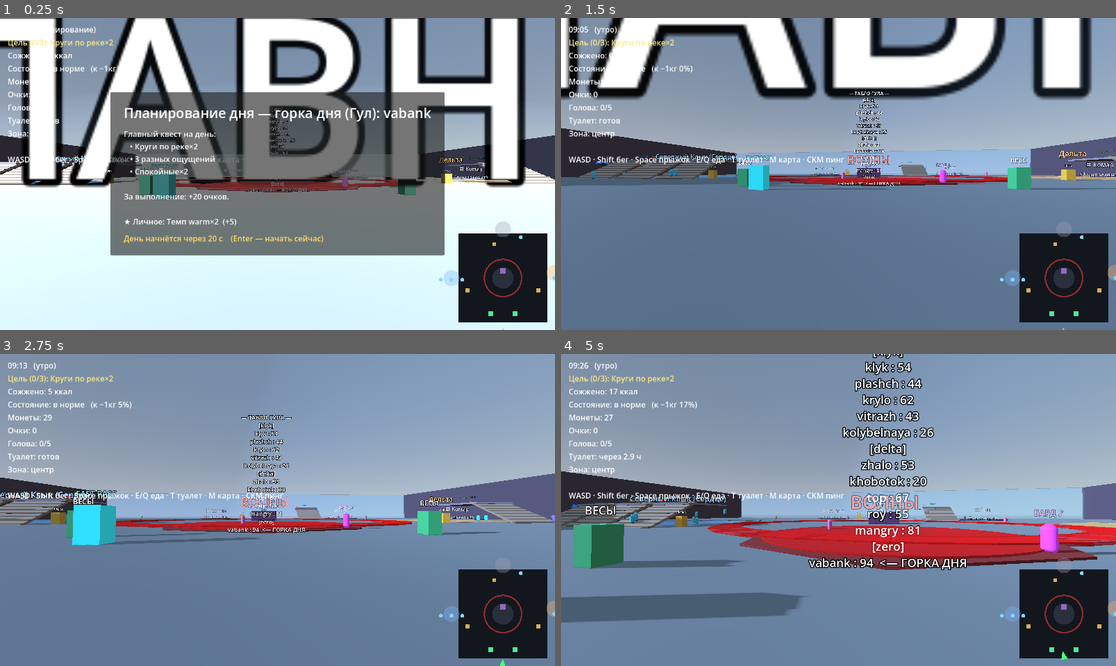
Above: before the commit, frames 1-4 (two rows, left to right).
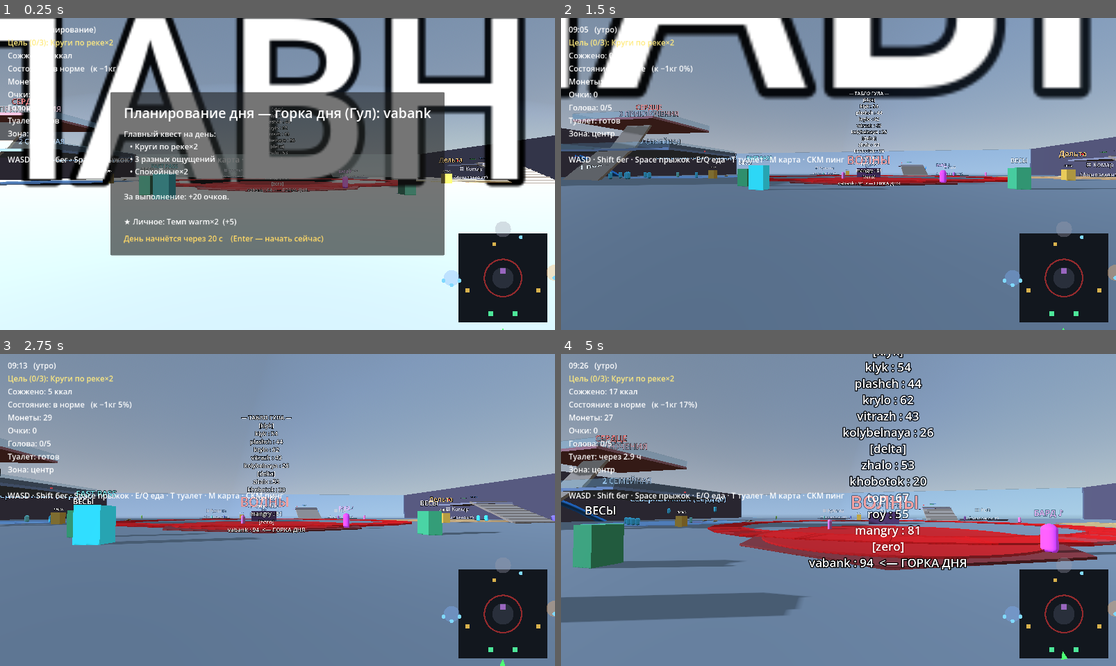
Above: after the commit, the same moments.

Repository: evangelipeep/Red-Wave
Game: Godot game, scene res://world/ParkGreybox.tscn
The game is run twice, just before and just after one commit, with the same random seed, the same clock (stepped at 60 frames per second) and the same inputs. The project has no main scene, so this scene is started directly.
Inputs (mouse positions are in pixels of both pictures, inside the frame that each line leads up to):
- Up to frame 1 (0.25 s): no input
- Up to frame 2 (1.5 s): tap Enter (ui_accept) at 0.5 s; drag from (1066, 276) to (894, 105) at 0.52 s; move the mouse to (810, 174) at 1.27 s; hold W (move_forward) from 1.28 s (still down); tap E (eat_snack) at 1.35 s
- Up to frame 3 (2.75 s): keep holding W (move_forward); tap Space (jump) at 1.52 s; move the mouse to (288, 503) at 2.02 s; hold Middle mouse button (ping) from 2.03 s (still down)
- Up to frame 4 (5 s): keep holding W (move_forward); move the mouse to (832, 516) at 2.77 s; release Middle mouse button (ping) at 2.78 s; tap Shift (sprint) at 2.85 s; click (832, 516) at 2.92 s; tap Space (jump) at 3.02, 3.77, 4.52 s; move the mouse to (877, 513) at 3.52 s; hold T (toilet) 3.53-4.28 s; move the mouse to (794, 506) at 4.27 s; tap Q (eat_meal) at 4.35 s

The runs differ from the first frame. In frame 1, 1.7% of the frame differs, in the area x 0-84%, y 25-87%; in frame 2, 3.6%; in frame 3, 2.0%; in frame 4, 4.5%, in the area x 0-100%, y 26-87%.

Commit message:
feat(heart): комплекс «Сердце» — многоуровневое здание (3 этажа) с горками с этажей
- HeartBuilding: 3 уровня (вход/семейный/приключения), пандусы между этажами, стекло, метки
- этажи отступают к югу, горки стартуют с северного края и уходят вниз без пересечений
- SlideRail.top_height — горка стартует с высоты этажа (build_access=false на здании)
- горки: 2 семейные (2 этаж) + экстрим klyk (3 этаж), пулы копаются сами
- проверено: навмеш 220 полигонов, NPC поднимаются по этажам и катаются со всех горок

Co-Authored-By: Claude Opus 4.8 <noreply@anthropic.com>

Diff:
--- a/systems/slide/SlideRail.gd
+++ b/systems/slide/SlideRail.gd
@@ -11,7 +11,8 @@
 @export var max_speed: float = 22.0
 @export var drag: float = 0.25
 @export var build_demo_curve: bool = true
-@export var build_access: bool = true
+@export var build_access: bool = true       # строить свой пандус (false — старт на этаже здания)
+@export var top_height: float = 5.0         # высота старта горки (этаж здания)
 @export var is_race: bool = false          # гоночная горка (едет соперник-призрак)
 
 const RACE_GHOST_TIME := 4.0               # за сколько спускается соперник
@@ -82,9 +83,10 @@
 		_build_demo_curve(_path.curve)
 
 func _build_demo_curve(c: Curve3D) -> void:
-	# Старт НАВЕРХУ платформы (y≈5) → прямой спуск в видимый бассейн у земли.
+	# Старт на высоте top_height (этаж) → спуск в видимый бассейн у земли.
+	var h := top_height
 	var pts := [
-		Vector3(0, 5.0, 0), Vector3(0, 3.5, -4), Vector3(0, 1.0, -9), Vector3(0, -1.8, -14),
+		Vector3(0, h, 0), Vector3(0, h * 0.7, -4), Vector3(0, h * 0.22, -9), Vector3(0, -1.8, -14),
 	]
 	for p in pts:
 		c.add_point(p)
--- /dev/null
+++ b/world/HeartBuilding.gd
@@ -0,0 +1,91 @@
+extends Node3D
+## Комплекс «Сердце» — многоуровневое здание (greybox по концепту):
+## 3 уровня (вход / семейный / приключения), пандусы между ними, стеклянные стены.
+## Этажи «отступают» к +Z (юг), а горки стартуют с их СЕВЕРНОГО края и уходят вниз
+## в открытое пространство (без пересечения нижних этажей). Поднимаешься по пандусам.
+## Горки переиспользуют SlideRail (build_access=false, top_height = высота этажа).
+
+const FLOOR2_Y := 7.0
+const FLOOR3_Y := 14.0
+
+func _ready() -> void:
+	# Этажи (юг от центра здания), уменьшаются кверху.
+	_floor("2 СЕМЕЙНАЯ", Vector3(0, FLOOR2_Y - 0.25, 12), Vector3(30, 0.5, 22), Color(0.5, 0.6, 0.75))
+	_floor("3 ПРИКЛЮЧЕНИЯ", Vector3(0, FLOOR3_Y - 0.25, 15), Vector3(22, 0.5, 16), Color(0.7, 0.5, 0.55))
+	_label("СЕРДЦЕ", Vector3(0, FLOOR3_Y + 5, 15), Color(1, 0.4, 0.4))
+	_label("1 ВХОД", Vector3(0, 2.5, 26), Color(0.8, 0.9, 1.0))
+
+	# Пандусы: земля → 2 этаж → 3 этаж (по южной стороне).
+	_ramp(Vector3(0, 0, 28), Vector3(0, FLOOR2_Y, 22), 9.0)
+	_ramp(Vector3(0, FLOOR2_Y, 21), Vector3(0, FLOOR3_Y, 17), 7.0)
+
+	# Стеклянные перила-стены по периметру этажей (прозрачные).
+	_glass_rail(Vector3(0, FLOOR2_Y, 12), 30, 22)
+	_glass_rail(Vector3(0, FLOOR3_Y, 15), 22, 16)
+
+	# Горки: 2 семейные со 2 этажа + 1 экстрим с 3-го (стартуют у северного края, вниз на север).
+	_slide("plashch", Vector3(-9, 0, 3), FLOOR2_Y, false)
+	_slide("krylo", Vector3(9, 0, 3), FLOOR2_Y, false)
+	_slide("klyk", Vector3(0, 0, 8), FLOOR3_Y, true)
+
+func _mat(c: Color, transparent := false) -> StandardMaterial3D:
+	var m := StandardMaterial3D.new()
+	m.albedo_color = c
+	if transparent:
+		m.transparency = BaseMaterial3D.TRANSPARENCY_ALPHA
+		m.cull_mode = BaseMaterial3D.CULL_DISABLED
+	return m
+
+func _floor(name_text: String, pos: Vector3, size: Vector3, col: Color) -> void:
+	var f := CSGBox3D.new()
+	f.size = size
+	f.position = pos
+	f.use_collision = true
+	f.material = _mat(col)
+	f.add_to_group("navsource")
+	add_child(f)
+	_label(name_text, pos + Vector3(0, 3.5, 0), col)
+
+func _ramp(base: Vector3, top: Vector3, width: float) -> void:
+	var ramp := CSGBox3D.new()
+	ramp.size = Vector3(width, 0.4, base.distance_to(top) + 0.5)
+	ramp.use_collision = true
+	ramp.material = _mat(Color(0.6, 0.55, 0.5))
+	ramp.transform = Transform3D(Basis.looking_at((top - base).normalized(), Vector3.UP), (base + top) * 0.5)
+	ramp.add_to_group("navsource")
+	add_child(ramp)
+
+func _glass_rail(center: Vector3, sx: float, sz: float) -> void:
+	var glass := _mat(Color(0.6, 0.85, 1.0, 0.18), true)
+	var h := 1.4
+	var y := center.y + h * 0.5
+	_rail_seg(Vector3(center.x, y, center.z + sz * 0.5), Vector3(sx, h, 0.2), glass)
+	_rail_seg(Vector3(center.x + sx * 0.5, y, center.z), Vector3(0.2, h, sz), glass)
+	_rail_seg(Vector3(center.x - sx * 0.5, y, center.z), Vector3(0.2, h, sz), glass)
+
+func _rail_seg(pos: Vector3, size: Vector3, mat: StandardMaterial3D) -> void:
+	var s := CSGBox3D.new()
+	s.size = size
+	s.position = pos
+	s.material = mat
+	add_child(s)
+
+func _slide(slide_id: String, pos: Vector3, floor_y: float, extreme_race: bool) -> void:
+	var s := SlideRail.new()
+	s.slide_id = slide_id
+	s.top_height = floor_y
+	s.build_access = false   # старт на этаже здания, свой пандус не нужен
+	s.is_race = false
+	s.position = pos
+	add_child(s)
+
+func _label(text: String, pos: Vector3, col: Color) -> void:
+	var label := Label3D.new()
+	label.text = text
+	label.font_size = 90
+	label.pixel_size = 0.02
+	label.modulate = col
+	label.outline_size = 12
+	label.billboard = BaseMaterial3D.BILLBOARD_ENABLED
+	label.position = pos
+	add_child(label)
--- a/world/ParkGreybox.tscn
+++ b/world/ParkGreybox.tscn
@@ -11,6 +11,7 @@
 [ext_resource type="PackedScene" path="res://ui/FinaleScreen.tscn" id="9"]
 [ext_resource type="Script" path="res://world/HypeBoard.gd" id="10"]
 [ext_resource type="Script" path="res://systems/npc/NPCManager.gd" id="11"]
+[ext_resource type="Script" path="res://world/HeartBuilding.gd" id="12"]
 
 [sub_resource type="ProceduralSkyMaterial" id="sky_mat"]
 
@@ -46,17 +47,9 @@
 script = ExtResource("11")
 npc_count = 10
 
-[node name="HeartKlyk" parent="." instance=ExtResource("5")]
-transform = Transform3D(1, 0, 0, 0, 1, 0, 0, 0, 1, -70, 0, 2)
-slide_id = "klyk"
-
-[node name="HeartPlashch" parent="." instance=ExtResource("5")]
-transform = Transform3D(1, 0, 0, 0, 1, 0, 0, 0, 1, -58, 0, 2)
-slide_id = "plashch"
-
-[node name="HeartKrylo" parent="." instance=ExtResource("5")]
-transform = Transform3D(1, 0, 0, 0, 1, 0, 0, 0, 1, -46, 0, 2)
-slide_id = "krylo"
+[node name="HeartBuilding" type="Node3D" parent="."]
+transform = Transform3D(1, 0, 0, 0, 1, 0, 0, 0, 1, -58, 0, 0)
+script = ExtResource("12")
 
 [node name="SlideDelta" parent="." instance=ExtResource("5")]
 transform = Transform3D(1, 0, 0, 0, 1, 0, 0, 0, 1, 58, 0, 0)
Not shown, added: world/HeartBuilding.gd.uid
